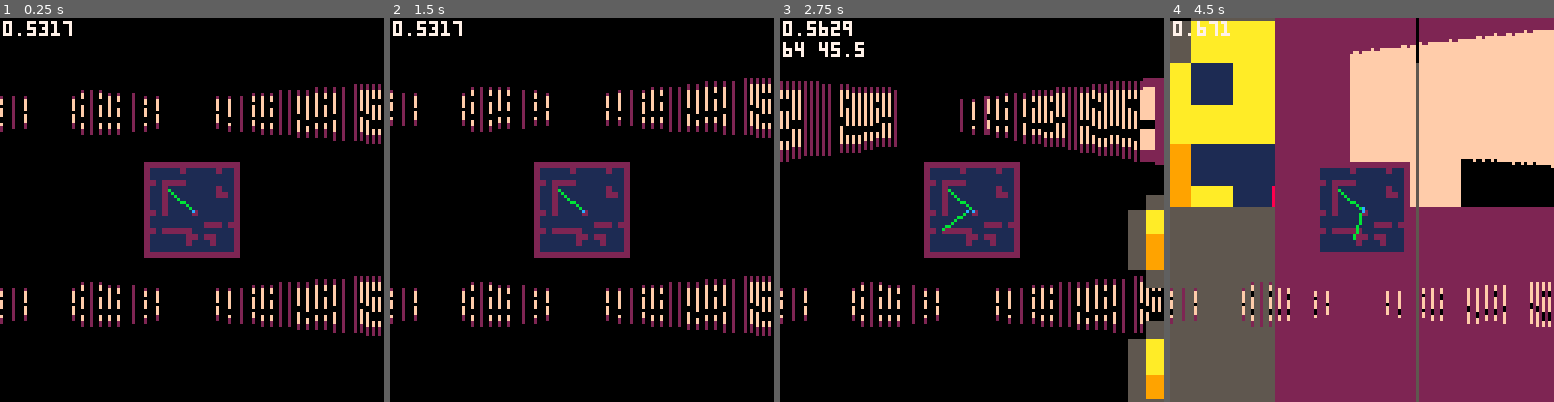
Above: before the commit, frames 1-4 (left to right).
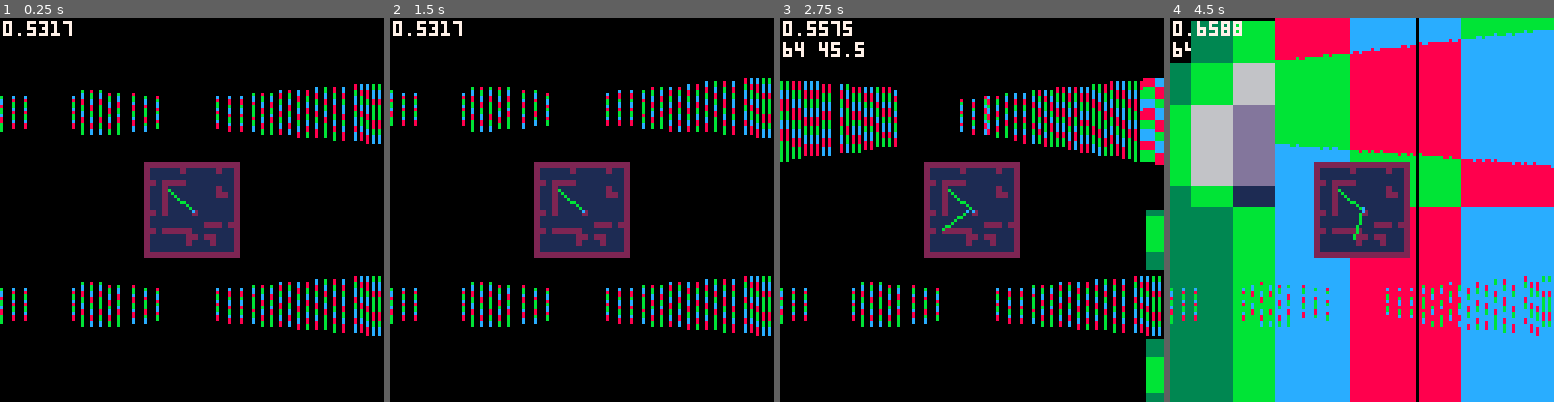
Above: after the commit, the same moments.

Repository: FranciscoMurias/16-Shades-of-Pico
Game: PICO-8 cartridge game.p8
Same seed, same stepped clock (60 frames per second), same inputs: the game is played once before the commit and once after it.
Inputs:
- Up to frame 1 (0.25 s): no input
- Up to frame 2 (1.5 s): tap X (X key) at 0.33, 1.07 s; tap O (Z key) at 0.7 s
- Up to frame 3 (2.75 s): hold Right 1.6-2.1 s; tap O (Z key) at 1.7, 2.1, 2.5 s; tap X (X key) at 1.85 s; hold Up 2.15-2.42 s; hold Right from 2.47 s (still down)
- Up to frame 4 (4.5 s): tap O (Z key) every 0.4 s from 2.9 to 4.1 s; tap X (X key) at 2.97, 4.08 s; release Right at 3.03 s; hold Left 3.08-3.58 s; hold Down 3.63-3.97 s; hold Right from 4.02 s (still down)

The runs differ from the first frame. In frame 1, 5.6% of the frame differs, in the area x 0-100%, y 17-83%; in frame 2, 5.6%; in frame 3, 14%; in frame 4, 93%, in the area x 0-100%, y 0-100%.

Commit message:
Silly graphics here

Diff:
--- a/game.p8
+++ b/game.p8
@@ -1,5 +1,5 @@
 pico-8 cartridge // http://www.pico-8.com
-version 8
+version 14
 __lua__
 --insane raycaster
 --by super maria
@@ -369,14 +369,14 @@
 
 
 __gfx__
-00000000666666665555555522222222005555000000000000000000000000000000000000000000000000000000000000000000000000000000000000000000
-0000000066666666555555552ffffff205aaaa500000000000000000000000000000000000000000000000000000000000000000000000000000000000000000
-0070070066666666555555552f0ff0f25a1aa1a50000000000000000000000000000000000000000000000000000000000000000000000000000000000000000
-0007700066666666555555552ffffff25aaaaaa50000000000000000000000000000000000000000000000000000000000000000000000000000000000000000
-00077000666666665555555520ffff02591111a50000000000000000000000000000000000000000000000000000000000000000000000000000000000000000
-0070070066666666555555552f0000f259a188a50000000000000000000000000000000000000000000000000000000000000000000000000000000000000000
-0000000066666666555555552ffffff20599aa500000000000000000000000000000000000000000000000000000000000000000000000000000000000000000
-00000000666666665555555522222222005555000000000000000000000000000000000000000000000000000000000000000000000000000000000000000000
+0000000066666666555555558cb8cb8c000000000000000000000000000000000000000000000000000000000000000000000000000000000000000000000000
+000000006666666655555555b8cb8cb8003bb3000000000000000000000000000000000000000000000000000000000000000000000000000000000000000000
+007007006666666655555555cb8cb8cb03b66b300022220000000000000000000000000000000000000000000000000000000000000000000000000000000000
+0007700066666666555555558cb8cb8c0b6dd1b00022220000000000000000000000000000000000000000000000000000000000000000000000000000000000
+000770006666666655555555b8bb8cb80b6dd1b00022220000000000000000000000000000000000000000000000000000000000000000000000000000000000
+007007006666666655555555cb8cb8cb03b11b300022220000000000000000000000000000000000000000000000000000000000000000000000000000000000
+0000000066666666555555558cb8cb8c003bb3000000000000000000000000000000000000000000000000000000000000000000000000000000000000000000
+000000006666666655555555c8cb8bb8000000000000000000000000000000000000000000000000000000000000000000000000000000000000000000000000
 00000000000000000000000000000000000000000000000000000000000000000000000000000000000000000000000000000000000000000000000000000000
 00000000000000000000000000000000000000000000000000000000000000000000000000000000000000000000000000000000000000000000000000000000
 00000000000000000000000000000000000000000000000000000000000000000000000000000000000000000000000000000000000000000000000000000000
